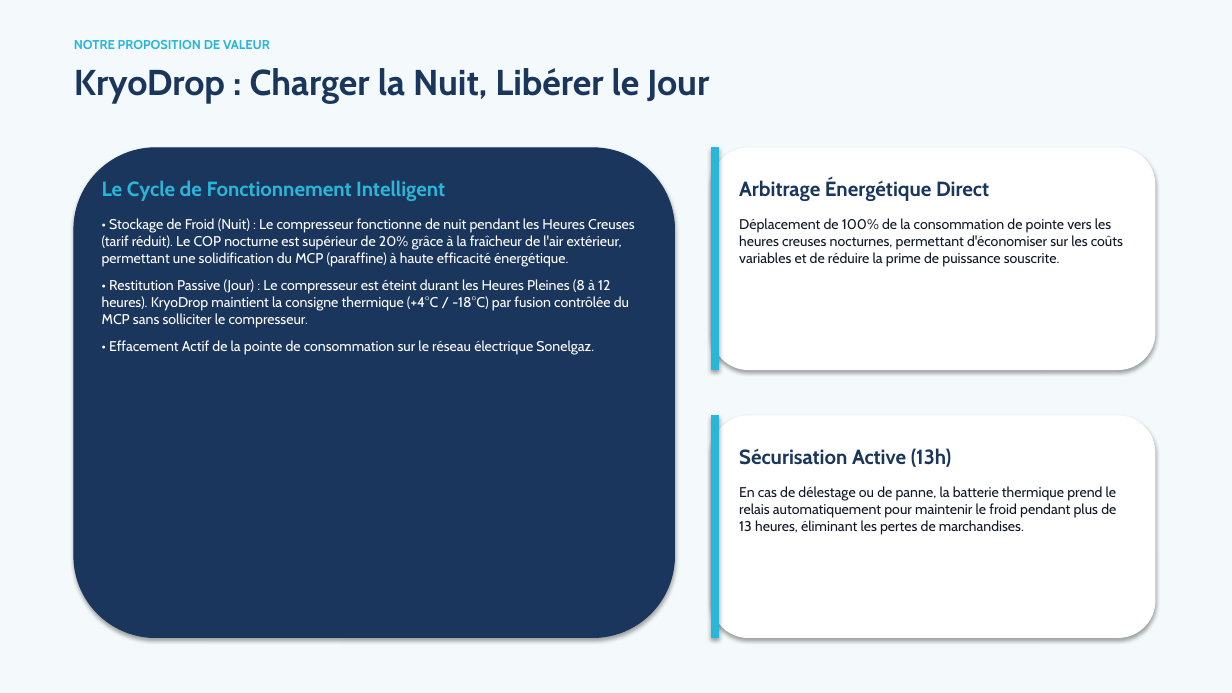
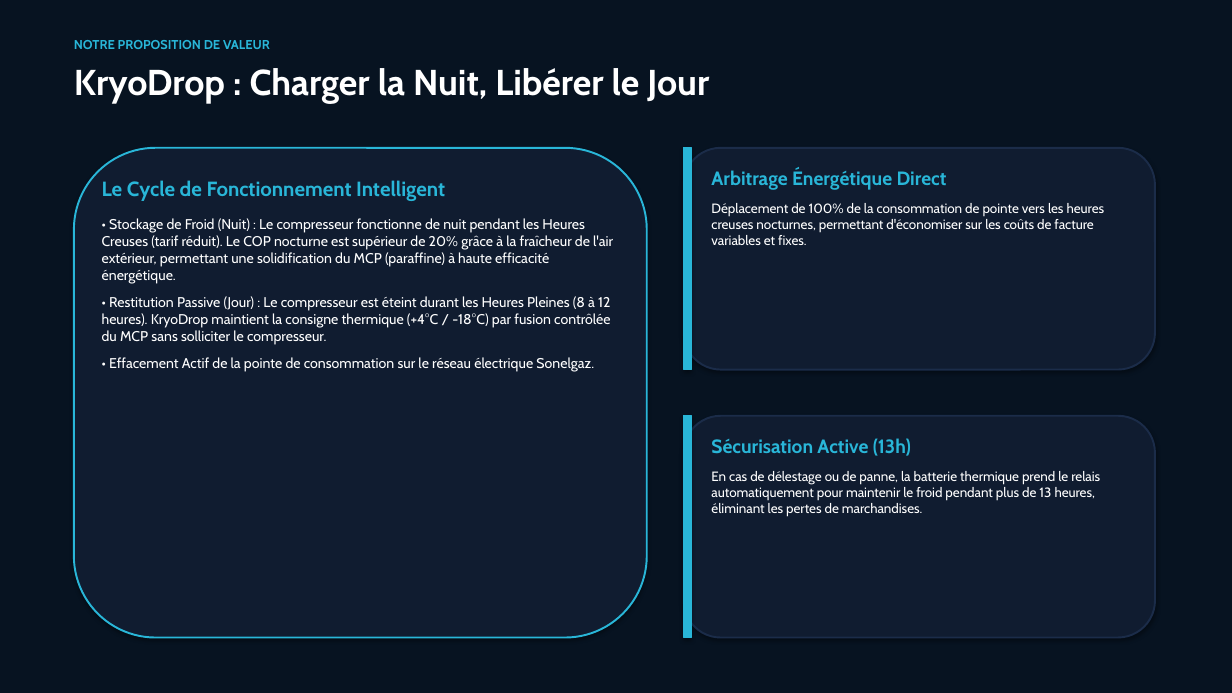
Before and after one commit to Islem-dev31/mcp-tes-simulator, a slide deck: slide 3 of kryodrop_pitch_deck.pptx. Drawn at 1232x693 pixels with LibreOffice and Linux fonts; fonts in the diff are those of the drawing. Boxes give left, top, right and bottom in pixels: in the first picture for what was removed or moved away, otherwise in the second. Text is boxed around its words. In the diff, an @@ line names an element or a change of style, - is before the commit and + after.

```diff
--- a/kryodrop_pitch_deck.pptx
+++ b/kryodrop_pitch_deck.pptx
@@ background #F4FAFC to #071321 @@
@@ text "KryoDrop : Charger la Nuit, ..." at [74,68,709,104]: text colour #1B365D to #FFFFFF @@
@@ rounded rectangle: place and size @@
-rounded rectangle at [74,148,675,638]
+rounded rectangle at [74,148,647,638]
@@ rounded rectangle at [74,148,647,638]: fill #1B365D to #101C30; outline #1B365D 0.75 pt to #29B6D8 1.5 pt @@
@@ rectangle: place and size @@
-rectangle at [712,148,719,370]
+rectangle at [684,148,691,370]
@@ rounded rectangle at [684,148,1155,370]: fill #FFFFFF to #101C30; outline #FFFFFF 0.75 pt to #1B2C49 1.5 pt @@
@@ rounded rectangle: place and size @@
-rounded rectangle at [712,148,1155,370]
+rounded rectangle at [684,148,1155,370]
@@ text "Le Cycle de Fonctionnement Intelligent" rewrapped from [102,180,635,355] to [102,180,613,372] @@
@@ text at [711,169,947,190]: size 16 to 15 pt, text colour #1B365D to #29B6D8 in "Arbitrage Énergétique Direct"; less space between paragraphs @@
@@ text "Arbitrage Énergétique Direct": place and size @@
-text "Arbitrage Énergétique Direct" at [739,178,1123,267]
+text "Arbitrage Énergétique Direct" at [711,169,1105,245]
@@ text at [711,203,1105,245]: text changed; size 11 to 10.5 pt; text colour #111827 to #FFFFFF @@
-Déplacement de 100% de la consommation de pointe vers les heures creuses nocturnes, permettant d'économiser sur les coûts variables et de réduire la prime de puissance souscrite.
+Déplacement de 100% de la consommation de pointe vers les heures creuses nocturnes, permettant d'économiser sur les coûts de facture variables et fixes.
@@ rectangle: place and size @@
-rectangle at [712,416,719,638]
+rectangle at [684,416,691,638]
@@ rounded rectangle: place and size @@
-rounded rectangle at [712,416,1155,638]
+rounded rectangle at [684,416,1155,638]
@@ rounded rectangle at [684,416,1155,638]: fill #FFFFFF to #101C30; outline #FFFFFF 0.75 pt to #1B2C49 1.5 pt @@
@@ text "Sécurisation Active (13h)": place and size @@
-text "Sécurisation Active (13h)" at [739,448,1117,535]
+text "Sécurisation Active (13h)" at [711,438,1100,516]
@@ text "Sécurisation Active (13h)" at [711,438,1100,516]: size 16 to 15 pt, text colour #1B365D to #29B6D8 in "Sécurisation Active (13h)"; size 11 to 10.5 pt, text colour #111827 to #FFFFFF in "En cas de délestage ou de panne, ..."; less space between paragraphs @@
```
Also in this commit, not shown: 7 other slides changed, 2 other files.
